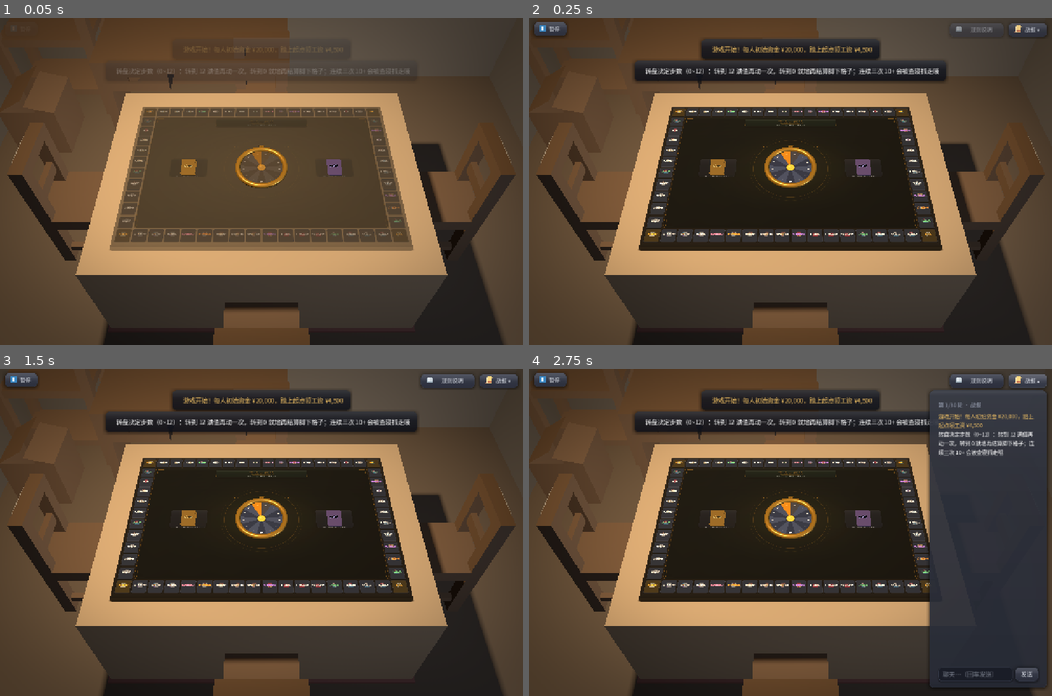
Above: before the commit, frames 1-4 (two rows, left to right).
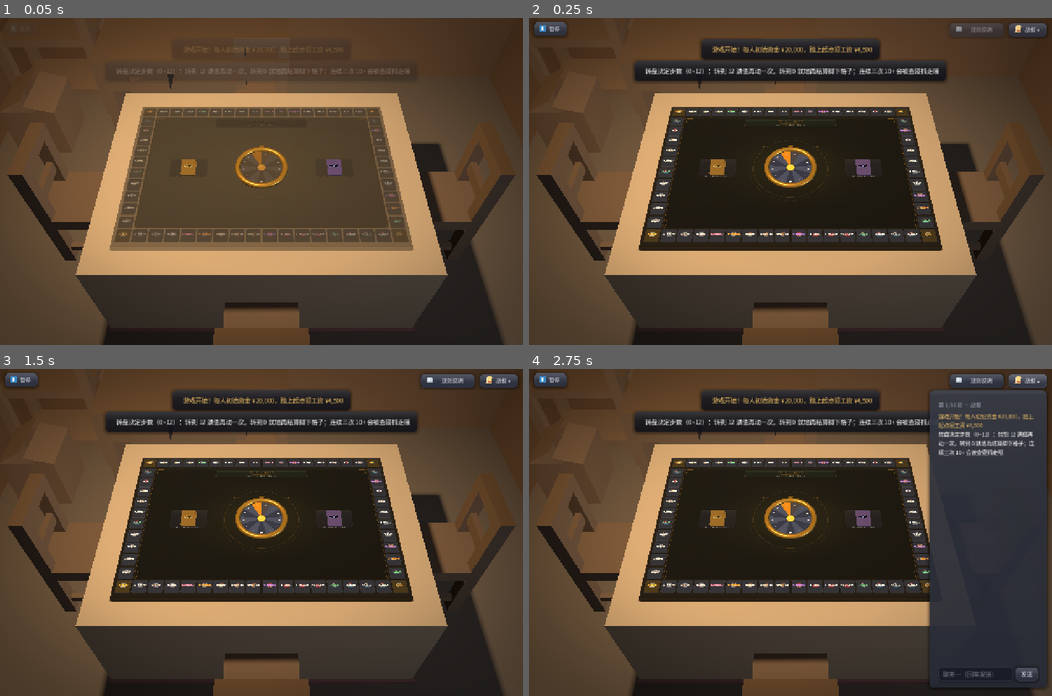
Above: after the commit, the same moments.

Repository: Lousync/dorm-monopoly
Game: Godot game, scene res://scenes/game.tscn
The game is run twice, just before and just after one commit, with the same random seed, the same clock (stepped at 60 frames per second) and the same inputs. This scene is started directly instead of the project's main scene.
Inputs:
- Up to frame 1 (0.05 s): no input
- Up to frame 2 (0.25 s): no input
- Up to frame 3 (1.5 s): click "暂停" at 0.5 s; click "▶ 继续游戏" at 1.25 s
- Up to frame 4 (2.75 s): click "战报 ▾" at 2 s

The runs differ from the first frame. In frame 1, 1.8% of the frame differs, in the area x 2-98%, y 0-45%; in frame 2, 1.7%; in frame 3, 1.7%; in frame 4, 1.5%.
Error in both runs: Out of bounds get index '0' (on base: 'Array') (res://scripts/game.gd:2026)

Commit message:
修复：3D 房间观感收口三条（控制者判图后追加）
Task 9 Step 0，三条都是出图上肉眼可见的瑕疵，定位一律用相机反投影 / 逐像素
采样量出来，不靠猜：

① 左右两道游离的亮线 = **侧向两把椅子的椅背名牌被侧视**（牌面法线朝屋外）。
   真窗口渲染逐像素扫：左缘 x 28–59 有 94 个亮度 >0.45 的像素（最亮 0.67）、
   右缘 x 1220–1251 同样 94 个；把 Seat1 / Seat3 的名牌各藏一次，两道线各自
   消失。做法：把牌从"挂在椅背外侧"改成"嵌在椅背外表面上"（NAMEPLATE_SINK
   = 0.06）—— 椅子自己的背板挡住牌的背面，同一区最亮值 0.67 → 0.16；朝屋外
   贴名字那一面照旧露在最外，二期仍读得到。不选压暗：那只是把亮线换成暗线
   （同一区仍有 0.44），且要动"牌色 = 棋子色"那条语义。

② 左上那块偏亮的灰白斑块 = **墙**（西墙 + 远墙），不是家具。逐节点隐藏定死：
   (50,100) 只在藏西墙时变黑、(150,80) 只在藏远墙时变黑；亮是吊灯打的（关灯
   从 #584a3a 掉到 #1b1919）。要害不是亮、是"灰"—— 那块 R/B = 1.5，而屋里
   木色是地板 4.3 / 书桌 3.2。⇒ WALL_ALBEDO 只动绿蓝两维：0.30/0.285/0.27 →
   0.30/0.22/0.15（实测 #584a3a → #583920，R/B 1.5 → 3.1），亮度锚点留着。

③ 断言消息里的空插值：实得「」是因为那个变量只在"抓到非 omni"时才有值。
   改成报每盏非吊灯的类名 ⇒ 通过时印 OmniLight3D、不通过时印
   DirectionalLight3D（非 omni）。变红验证：临时塞一盏平行光，该条 FAIL 且
   消息点名了它，其余不受影响。

验收：改后摆拍图左右缘亮像素 94 → 0，左上斑块 R/B 1.5 → 2.8。玩法、s_state、
@rpc 一字未动；取景与房间几何未动。

Diff:
--- a/scripts/room.gd
+++ b/scripts/room.gd
@@ -144,7 +144,29 @@
 ## 而**房间在暗环境里，墙一亮就假**（设计 §五 那条）。压到与家具同族的中性暗灰就够，
 ## **不再加贴图**：墙上有补光打出的明暗（见 `FILL_LIGHT_POS`），一块压暗的平色板读得出层高，
 ## 而加一份"极轻的贴图"在 22 × 19.7 的墙面上只会变成噪点。
-const WALL_ALBEDO := Color(0.30, 0.285, 0.27)
+##
+## **一期 Task 9 Step 0：0.30/0.285/0.27 → 0.30/0.22/0.15（把绿蓝两维拉下去，暖起来）。**
+##
+## **病因（定位是量出来的）**：默认档那张图上、画面左上（约 `x 75–175 / y 30–165`）有一块
+## **偏亮的灰白斑块**，与暗木的调性不符。逐节点隐藏 + 逐像素采样定死它是**墙**：
+##   * `(50,100)` 只在**藏西墙**（`Walls/WallW`）时变黑 ⇒ 西墙；`(150,80)` / `(240,40)` 只在
+##     **藏远墙**（`Walls/WallN`）时变黑 ⇒ 远墙。**不是家具**（藏家具那几次采样值一字未变）、
+##     **不是天花板**（藏它也没变）。
+##   * 亮是**吊灯**打的：关吊灯 ⇒ `(60,90)` 从 `#584a3a` 掉到 `#1b1919`；关补光只掉一档
+##     （`#4e3f2d`）⇒ 以吊灯为主、补光为辅（吊灯在 `x ≈ −4.13 / y = 10`，离西墙只 6.9）。
+##   * 病的**要害不是亮、是"灰"**：实测那块 `#584a3a` 的 R/B = **1.5**，而屋里的木色是
+##     地板 `#5b2d15`（R/B 4.3）、书桌 `#392012`（R/B 3.2）—— 一块近中性的灰被打上暖光，
+##     就成了唯一的"灰白"。**亮度只比地板高 1.4 倍**（0.30 对 0.21），差的是**色相**。
+##
+## **取值口径 = 只动绿蓝两维、把红那一维留着**（亮度锚点不动）：`0.30/0.285/0.27` → `0.30/0.22/0.15`。
+## 实测（同一次真窗口渲染）那块斑 `#584a3a`（R/B 1.5、亮度 0.30）⇒ `#583920`（**R/B 3.1**、
+## 亮度 0.24）—— 落进地板 / 书桌那一族暗木色里了；远墙 / 侧墙一起跟着暖（拉远端那张图的墙面
+## `#6a5b4a` ⇒ `#6a482c`），**墙面上的明暗结构一点没少**（补光那半边的明暗仍在）。
+## **不选"只压暗不动色相"**（试过 0.26/0.185/0.125）：斑块只是变暗、仍是灰的（R/B 2.9），
+## 而墙整体暗下去之后拉远端那张图的墙面会塌掉 —— 这一条卡的是"像一间宿舍"，不是"像一张灰纸"。
+## 验收那两张**摆拍图**同向（有 HUD 与暗角在场、绝对值更低）：同一采样点 `#3e3429`
+##（R/B 1.5、亮度 0.21）⇒ `#3e2816`（**R/B 2.8**、亮度 0.17）。
+const WALL_ALBEDO := Color(0.30, 0.22, 0.15)
 
 func _make_materials() -> void:
 	_floor_mat = _lit_mat(Color(0.30, 0.26, 0.22), "res://assets/textures/wood_floor.jpg")
@@ -251,6 +273,27 @@
 ## 名牌文字的量法（同 `table_props.DECK_FONT_PS`）：`pixel_size × font_size` = 一个字的边长（世界）。
 ## 0.0022 × 64 = 0.141 —— 两个汉字 0.282，占牌宽 1.10 的 **26%**（名字长一点也不会溢出）。
 const NAMEPLATE_FONT_PS := 0.0022
+
+## **名牌嵌进椅背的深度**（一期 Task 9 Step 0 追加）。
+##
+## **病因（定位是量出来的，不是猜的）**：**侧向那两把椅子的名牌从相机看是侧视** —— 牌面法线
+## 朝屋外，于是默认档 / 拉远端两张图上各留一道**游离的亮线**。真窗口渲染后逐像素扫（1280×800）：
+##   * 左缘 `x 28–59 / y 287–356` 有 **94 个**亮度 > 0.45 的像素（最亮 **0.67**，棋子色黄）；
+##   * 右缘 `x 1220–1251` 同样 **94 个**（最亮 0.55）；
+##   * 把 `Seat1` / `Seat3` 的名牌**各藏一次** ⇒ **两道亮线各自消失**（94 → 0）——
+##     就是这两块牌，**不是椅子、不是墙**（藏椅子反而更多亮像素：露出的墙面更亮）。
+##   * **摆拍图**（`shots/t8_table_plain.png`，有 HUD 与暗角）同一条扫描：左缘 / 右缘各 **94** 个
+##     （最亮 0.75 / 0.45）；改后（`shots/room_final_table_plain.png`）**两边都是 0**（最亮 0.21 / 0.20）。
+##
+## **做法：把牌从"挂在椅背外侧"改成"嵌在椅背外表面上"**（往里 0.06）。
+## 椅子自己的背板于是把牌从**背面**挡住 —— 实测同一像素区的最亮值 **0.67 → 0.16**（= 椅背本身），
+## 亮线消失；而**朝屋外那一面（贴着名字那一面）照旧露在最外**（标签比牌本身还外 0.01）
+## ⇒ 二期"人坐上椅子"之后这块牌仍读得到。
+##
+## **为什么不压暗**（也试过）：压暗到 0.45 倍只是把亮线换成暗线（同一区域最亮仍有 0.44），
+## 且要动"牌色 = 棋子色"那条语义（`layout_test` / `hud_test` 都钉着它）；嵌进椅背是**让椅子
+## 自己挡掉**，牌子该亮的地方照旧亮。
+const NAMEPLATE_SINK := 0.06
 
 ## 名牌挂点（世界坐标，与座位序同序）—— spec §十 要的二期接口。
 ## 与 `FURNITURE_ANCHORS` 同为 `static var`、由 `_build_chairs()` 落定时填（房间在原点、无变换，
@@ -535,9 +578,11 @@
 	var root := Node3D.new()
 	root.name = "Nameplate"
 	seat.add_child(root)
-	# 挂在椅背顶上：比椅子矮 0.30（不顶到椅子最高那一线），贴在背板外侧
+	# 挂在椅背顶上：比椅子矮 0.30（不顶到椅子最高那一线），**嵌在背板外表面上**（见 `NAMEPLATE_SINK`）。
+	# 原式把牌**整个**挑在椅背之外（牌心离椅背外表面 0.05）；减去 0.06 之后牌心落到外表面
+	# **之内** 0.01 ⇒ 只剩外沿那 0.02 露在椅子外面，背面被椅子自己的背板挡住。
 	root.position = Vector3(0.0, ab.size.y * FURNITURE_SCALE - 0.30,
-		-half_z - NAMEPLATE_SIZE.z * 0.5 - 0.02)
+		-half_z - NAMEPLATE_SIZE.z * 0.5 - 0.02 + NAMEPLATE_SINK)
 	var plate := MeshInstance3D.new()
 	plate.name = "Plate"
 	var bm := BoxMesh.new()
--- a/tests/layout_test.gd
+++ b/tests/layout_test.gd
@@ -711,6 +711,13 @@
 		# 阈值 `FILL_ON_TABLE_MAX` 的取值口径见它的声明处（先实测、再定档）。
 		var fill_max := 0.0
 		var fill_non_omni := ""
+		# 「实得」那一栏报的是**补光自己的类名**（`OmniLight3D` / `DirectionalLight3D` …）。
+		# 【一期 Task 9 Step 0 修】原先这里直接插 `fill_non_omni` —— 而那个变量**只在
+		# "抓到非 omni"时才被赋值**、断言通过时它是空串 ⇒ 消息永远印成 `实得「」`，
+		# 一条**通过**的断言反而把"实得什么"留白（断言本身是对的，坏的只是消息）。
+		# 现在改成把每一盏非吊灯的**类名**都记下来（非 omni 的另外点名）—— 通过时印
+		# `OmniLight3D`、不通过时印 `DirectionalLight3D（非 omni）`，两头都读得懂。
+		var fill_kinds := ""
 		for n in lights:
 			if n == lamp_l:
 				continue
@@ -719,12 +726,14 @@
 			var nl := n as OmniLight3D
 			if nl == null:
 				fill_non_omni = String((n as Node).name)
+				fill_kinds += "%s（非 omni） " % (n as Node).get_class()
 				continue
+			fill_kinds += "%s " % (n as Node).get_class()
 			for p in samples:
 				fill_max = maxf(fill_max, _mat_sample_irradiance(nl, p, 0.0))
 		_check(fill_non_omni == "",
 			"补光是 OmniLight3D（照度代理式只认 omni；实得「%s」—— 换平行光就没人量得动它了）"
-				% fill_non_omni)
+				% fill_kinds.strip_edges())
 		_check(fill_max <= FILL_ON_TABLE_MAX,
 			"补光对桌面的照度贡献 ≤ %.2f（实得 %.4f，灯共 %d 盏 —— 超了就是把批次 13 ⑧ 的"
 				% [FILL_ON_TABLE_MAX, fill_max, lights.size()]
